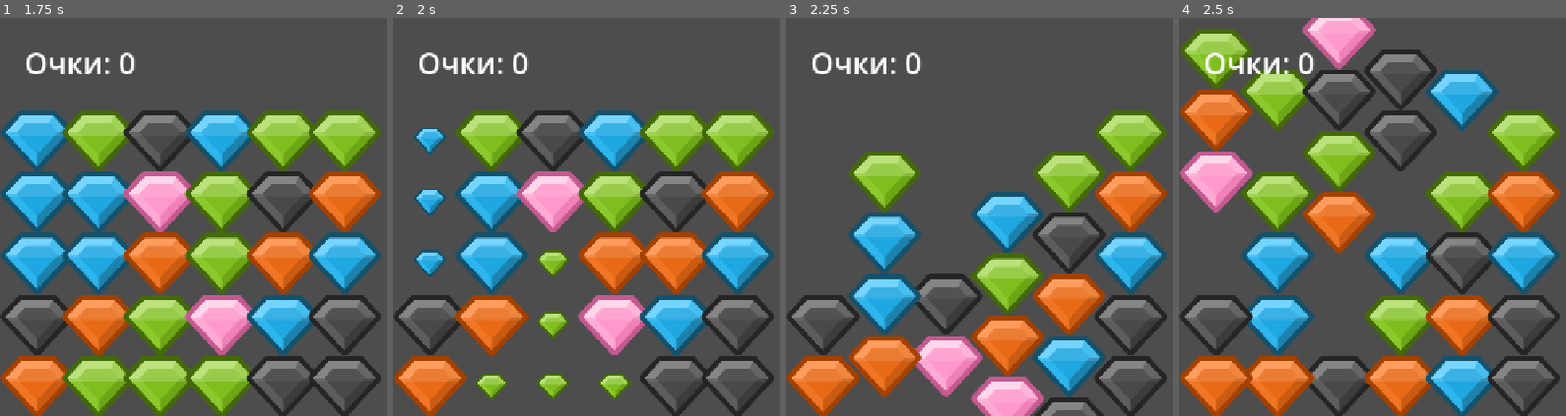
Above: before the commit, frames 1-4 (left to right).
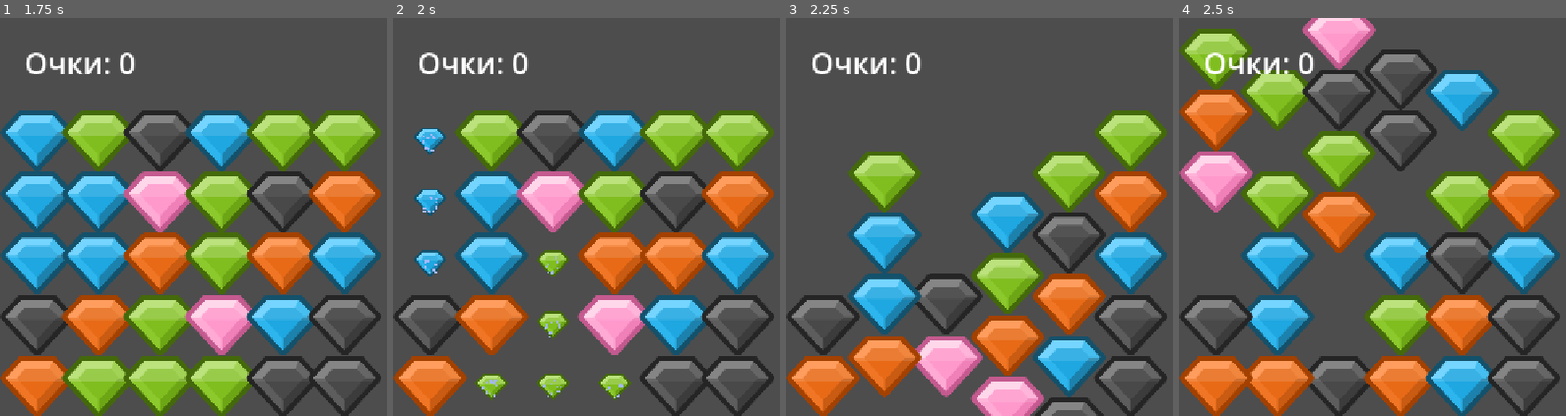
Above: after the commit, the same moments.

Repository: Smolenskiy17/match-farm
Game: Godot game, scene res://scenes/main.tscn
Two runs of this game, one before a commit and one after it. Both use one fixed random seed, a clock stepped at 60 frames per second and the inputs below.
Inputs (mouse positions are in pixels of both pictures, inside the frame that each line leads up to):
- Up to frame 1 (1.75 s): tap Enter at 0.5 s; move the mouse to (outside the picture) at 0.52 s; click (outside the picture) at 0.67 s; tap Space at 1.25 s; drag from (236, 236) to (38, 141) at 1.27 s
- Up to frame 2 (2 s): no input
- Up to frame 3 (2.25 s): move the mouse to (outside the picture) at 2.02 s; click (outside the picture) at 2.17 s
- Up to frame 4 (2.5 s): no input

Frame 1 is identical in both runs. In frame 2, 0.2% of the frame differs, in the area x 7-60%, y 29-96%; in frame 3, nothing differs; in frame 4, nothing differs.

Commit message:
Weekend 3: sprites, sounds, particles, result screen, GameData

Diff:
--- /dev/null
+++ b/autoload/GameData.gd
@@ -0,0 +1,25 @@
+extends Node
+
+var coins: int = 0
+var wood: int = 0
+var best_score: int = 0
+
+func add_coins(amount: int) -> void:
+	coins += amount
+
+func add_wood(amount: int) -> void:
+	wood += amount
+
+func save_game() -> void:
+	var config := ConfigFile.new()
+	config.set_value("resources", "coins", coins)
+	config.set_value("resources", "wood", wood)
+	config.set_value("stats", "best_score", best_score)
+	config.save("user://save.cfg")
+
+func load_game() -> void:
+	var config := ConfigFile.new()
+	if config.load("user://save.cfg") == OK:
+		coins = config.get_value("resources", "coins", 0)
+		wood = config.get_value("resources", "wood", 0)
+		best_score = config.get_value("stats", "best_score", 0)
--- a/project.godot
+++ b/project.godot
@@ -15,6 +15,10 @@
 config/features=PackedStringArray("4.7", "GL Compatibility")
 config/icon="res://icon.svg"
 
+[autoload]
+
+GameData="*uid://dx48labn54b1q"
+
 [display]
 
 window/size/viewport_width=1281
--- /dev/null
+++ b/scenes/ResultScreen.tscn
@@ -0,0 +1,43 @@
+[gd_scene format=3 uid="uid://7dtoy6lbtmcg"]
+
+[ext_resource type="Script" uid="uid://eibg30n5vu2j" path="res://scripts/ResultScreen.gd" id="1_lfgmt"]
+
+[node name="ResultScreen" type="Node2D" unique_id=1766837855]
+script = ExtResource("1_lfgmt")
+
+[node name="ColorRect" type="ColorRect" parent="." unique_id=620559115]
+offset_right = 40.0
+offset_bottom = 40.0
+
+[node name="TitleLabel" type="Label" parent="." unique_id=373711715]
+offset_left = 200.0
+offset_top = 400.0
+offset_right = 703.0
+offset_bottom = 488.0
+theme_override_font_sizes/font_size = 64
+text = "Игра окончена!"
+
+[node name="ScoreLabel" type="Label" parent="." unique_id=437608061]
+offset_left = 250.0
+offset_top = 550.0
+offset_right = 431.0
+offset_bottom = 617.0
+theme_override_font_sizes/font_size = 48
+text = "Очки: 0"
+
+[node name="CoinsLabel" type="Label" parent="." unique_id=1633067939]
+offset_left = 250.0
+offset_top = 650.0
+offset_right = 526.0
+offset_bottom = 717.0
+theme_override_font_sizes/font_size = 48
+text = "Монеты: +0"
+
+[node name="ClaimButton" type="Button" parent="." unique_id=1648791634]
+offset_left = 280.0
+offset_top = 850.0
+offset_right = 440.0
+offset_bottom = 930.0
+text = "Забрать"
+
+[connection signal="pressed" from="ClaimButton" to="." method="_on_claim_button_pressed"]
--- a/scenes/board.tscn
+++ b/scenes/board.tscn
@@ -1,6 +1,6 @@
 [gd_scene format=3 uid="uid://c7w01lsqbl1gh"]
 
-[ext_resource type="Script" uid="uid://s1oadurs02cf" path="res://scenes/board.gd" id="1_bw3vb"]
+[ext_resource type="Script" uid="uid://s1oadurs02cf" path="res://scripts/board.gd" id="1_bw3vb"]
 [ext_resource type="AudioStream" uid="uid://cba2mwx0rd6je" path="res://assets/sounds/match.wav" id="2_nglv8"]
 [ext_resource type="AudioStream" uid="uid://dyqmybuj73dif" path="res://assets/sounds/swap.wav" id="3_fv4ni"]
 
--- /dev/null
+++ b/scenes/main.gd
@@ -0,0 +1,11 @@
+extends Node2D
+
+@onready var board: Node2D = $Board
+
+func _ready() -> void:
+	board.game_finished.connect(_on_game_finished)
+
+func _on_game_finished(final_score: int) -> void:
+	var result_scene = preload("res://scenes/ResultScreen.tscn").instantiate()
+	add_child(result_scene)
+	result_scene.setup(final_score)
--- a/scenes/main.tscn
+++ b/scenes/main.tscn
@@ -1,10 +1,12 @@
 [gd_scene format=3 uid="uid://coblxxjal60q7"]
 
-[ext_resource type="PackedScene" uid="uid://c7w01lsqbl1gh" path="res://scenes/board.tscn" id="1_o5qli"]
+[ext_resource type="PackedScene" uid="uid://c7w01lsqbl1gh" path="res://scenes/Board.tscn" id="1_elqb8"]
+[ext_resource type="Script" uid="uid://clkvh4pjpd3g0" path="res://scenes/main.gd" id="1_rvslj"]
 
 [node name="Main" type="Node2D" unique_id=1193126338]
+script = ExtResource("1_rvslj")
 
-[node name="Board" parent="." unique_id=1897329013 instance=ExtResource("1_o5qli")]
+[node name="Board" parent="." unique_id=1897329013 instance=ExtResource("1_elqb8")]
 
 [node name="UI" type="CanvasLayer" parent="." unique_id=1686041410]
 
--- a/scenes/tile.tscn
+++ b/scenes/tile.tscn
@@ -1,19 +1,33 @@
 [gd_scene format=3 uid="uid://cuijuyafoijkt"]
 
-[ext_resource type="Script" uid="uid://cmwca0cd2nr4m" path="res://scenes/tile.gd" id="1_3dk36"]
-[ext_resource type="Texture2D" uid="uid://cct00ae033853" path="res://assets/tiles/tile_0.png" id="2_ywnoi"]
+[ext_resource type="Script" uid="uid://cmwca0cd2nr4m" path="res://scripts/tile.gd" id="1_vhibn"]
+[ext_resource type="Texture2D" uid="uid://cct00ae033853" path="res://assets/tiles/tile_0.png" id="2_r3gf4"]
 
 [sub_resource type="RectangleShape2D" id="RectangleShape2D_4pq2v"]
 size = Vector2(90, 90)
 
 [node name="Tile" type="Node2D" unique_id=792816725]
-script = ExtResource("1_3dk36")
+script = ExtResource("1_vhibn")
 
 [node name="Sprite" type="Sprite2D" parent="." unique_id=1702622058]
 scale = Vector2(0.8, 0.8)
-texture = ExtResource("2_ywnoi")
+texture = ExtResource("2_r3gf4")
 
 [node name="Hitbox" type="Area2D" parent="." unique_id=562270545]
 
 [node name="CollisionShape2D" type="CollisionShape2D" parent="Hitbox" unique_id=191259138]
 shape = SubResource("RectangleShape2D_4pq2v")
+
+[node name="Particles" type="CPUParticles2D" parent="." unique_id=1045443625]
+emitting = false
+amount = 12
+lifetime = 0.4
+one_shot = true
+explosiveness = 1.0
+direction = Vector2(0, -1)
+spread = 180.0
+initial_velocity_min = 80.0
+initial_velocity_max = 150.0
+scale_amount_min = 2.0
+scale_amount_max = 4.0
+color = Color(0.6431373, 0.72156864, 1, 1)
--- /dev/null
+++ b/scripts/ResultScreen.gd
@@ -0,0 +1,23 @@
+extends Node2D
+
+@onready var score_label: Label = $ScoreLabel
+@onready var coins_label: Label = $CoinsLabel
+
+var final_score: int = 0
+
+func _ready() -> void:
+	pass
+
+func setup(p_score: int) -> void:
+	final_score = p_score
+	@warning_ignore("integer_division")
+	var coins_earned := p_score / 10  # 10 очков = 1 монета
+	score_label.text = "Очки: " + str(p_score)
+	coins_label.text = "Монеты: +" + str(coins_earned)
+	GameData.add_coins(coins_earned)
+	if p_score > GameData.best_score:
+		GameData.best_score = p_score
+	GameData.save_game()
+
+func _on_claim_button_pressed() -> void:
+	get_tree().change_scene_to_file("res://scenes/Main.tscn")
--- a/scenes/board.gd
+++ b/scripts/board.gd
@@ -158,6 +158,7 @@
 	for tile in to_remove:
 		var tween := create_tween()
 		tween.tween_property(tile, "scale", Vector2.ZERO, 0.15)
+		tile.explode()
 		tween.tween_callback(tile.queue_free)
 		grid[tile.grid_pos.y][tile.grid_pos.x] = null
 
@@ -262,3 +263,20 @@
 			tweens.append(tween)
 	for tween in tweens:
 		await tween.finished
+signal game_finished(final_score: int)
+
+var time_left: float = 30.0
+var is_playing: bool = true
+
+func _process(delta: float) -> void:
+	if not is_playing:
+		return
+	time_left -= delta
+	if time_left <= 0:
+		_finish_game()
+
+func _finish_game() -> void:
+	if not is_playing:
+		return
+	is_playing = false
+	game_finished.emit(score)
--- a/scenes/tile.gd
+++ b/scripts/tile.gd
@@ -21,3 +21,8 @@
 	grid_pos = p_grid_pos
 	sprite.texture = TEXTURES[type]
 	sprite.modulate = Color.WHITE  # убираем цветной оттенок
+
+@onready var particles: CPUParticles2D = $Particles
+
+func explode() -> void:
+	particles.emitting = true
Not shown, added: autoload/GameData.gd.uid
Not shown, added: scenes/main.gd.uid
Not shown, added: scripts/ResultScreen.gd.uid
Renamed: scenes/board.gd.uid -> scripts/board.gd.uid
Renamed: scenes/tile.gd.uid -> scripts/tile.gd.uid
